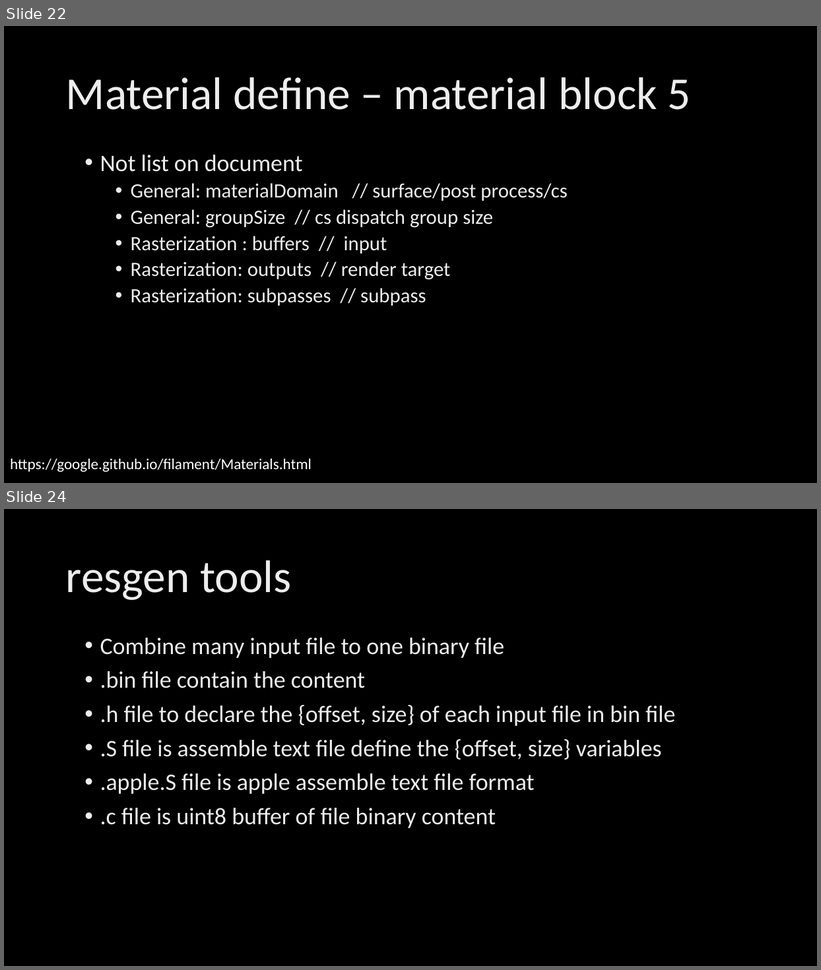
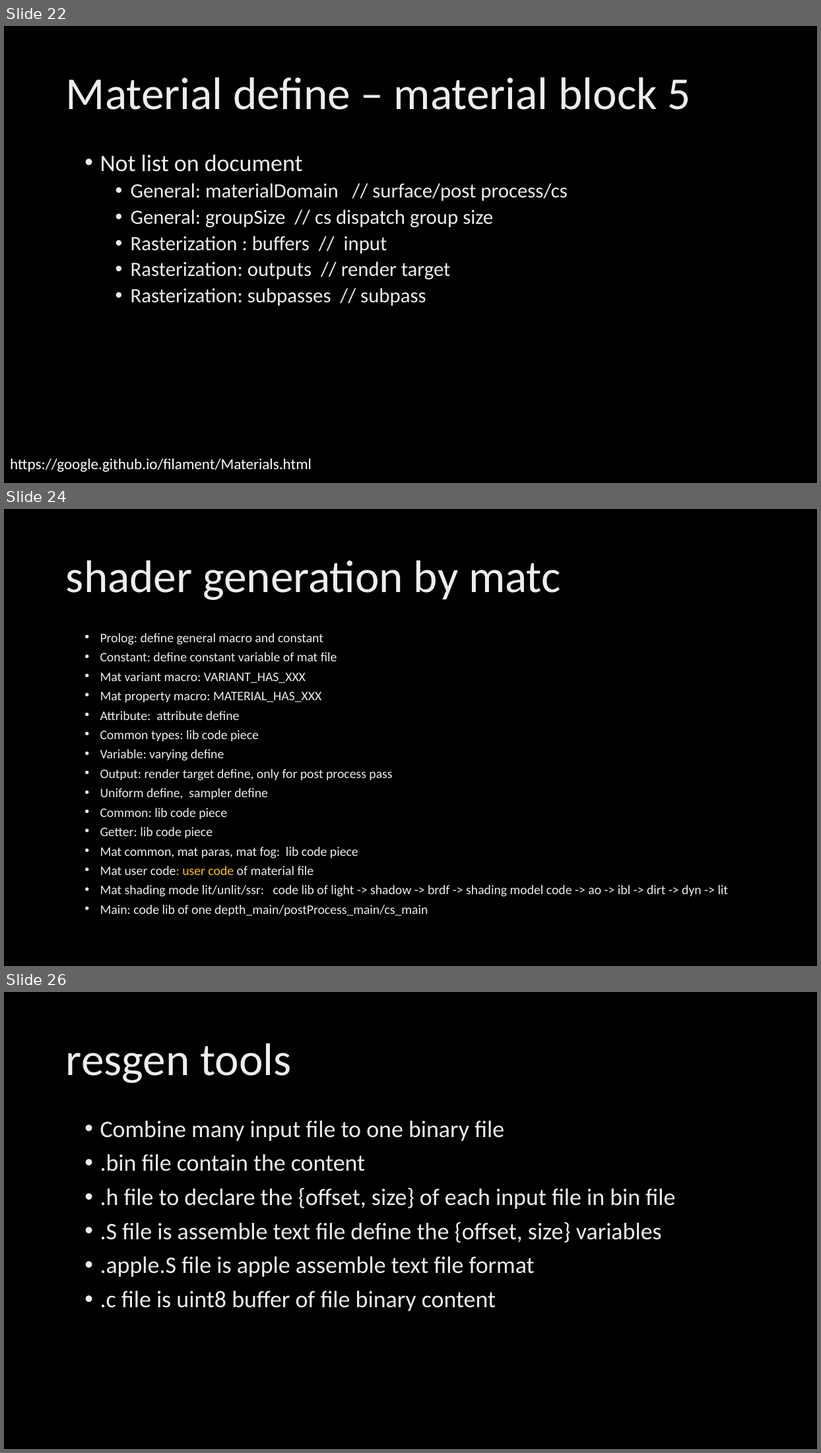
Before and after one commit to AndrewChan2022/ppt, a slide deck: Filament material system.pptx. Shown one above the other, each under a label of ours: slides 22 and 24 before the commit, slides 22, 24 and 26 after it; the slides between them are not shown. The pictures are 821x970 and 821x1453 pixels, drawn with LibreOffice and Linux fonts; fonts in the diff are those of the drawing; background and template pictures are left out. Boxes give left, top, right and bottom in pixels: in the first picture for what was removed or moved away, otherwise in the second. Text is boxed around its words. In the diff, an @@ line names an element or a change of style, - is before the commit and + after.

```diff
--- a/Filament material system.pptx
+++ b/Filament material system.pptx
@@ slide 24 added at box(4, 509, 817, 966), background picture (left out) @@
@@ title added at box(66, 560, 560, 600), 54 pt, text gradient #BFBFBF to #EDEDED to #FFFFFF @@
+shader generation by matc
@@ text added at box(100, 633, 729, 916), 15.4 pt, text gradient #BFBFBF to #EDEDED to #FFFFFF @@
+• Prolog: define general macro and constant
+• Constant: define constant variable of mat file
+• Mat variant macro: VARIANT_HAS_XXX
+• Mat property macro: MATERIAL_HAS_XXX
+• Attribute: attribute define
+• Common types: lib code piece
+• Variable: varying define
+• Output: render target define, only for post process pass
+• Uniform define, sampler define
+• Common: lib code piece
+• Getter: lib code piece
+• Mat common, mat paras, mat fog: lib code piece
+• Mat user code: user code of material file
+• Mat shading mode lit/unlit/ssr: code lib of light -> shadow -> brdf -> shading model code -> ao -> ibl -> dirt -> dyn -> lit
+• Main: code lib of one depth_main/postProcess_main/cs_main
@@ what was slide 24 is now slide 26 @@
```
Also in this commit, not shown: 1 slide changed, 1 other slide added.
